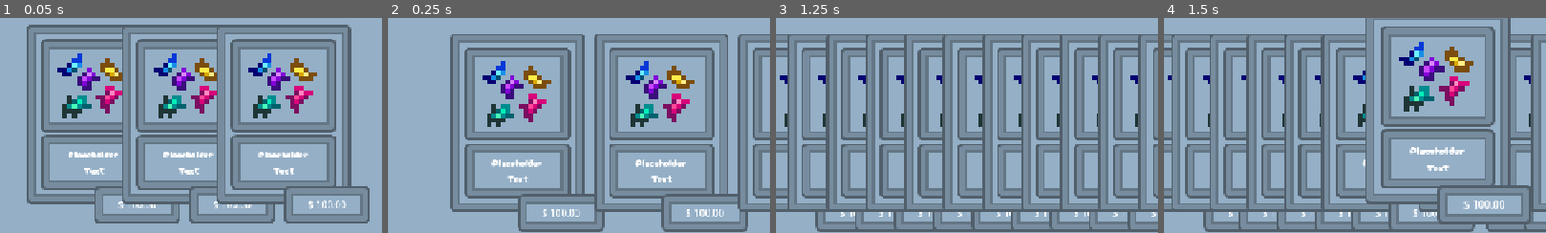
Above: before the commit, frames 1-4 (left to right).
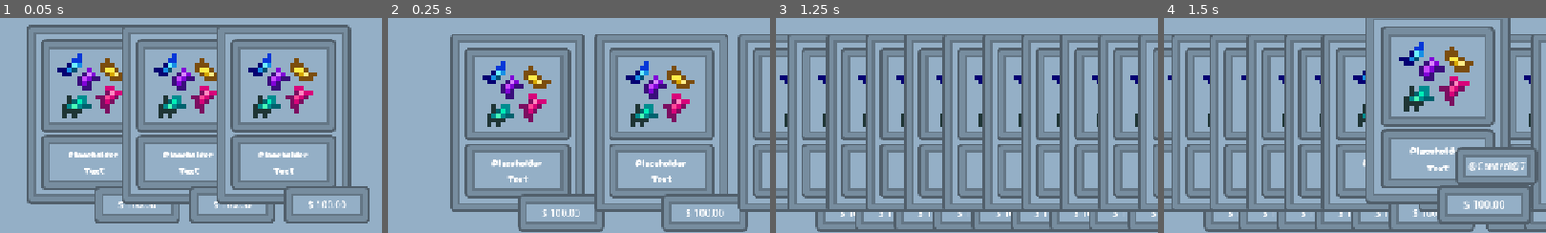
Above: after the commit, the same moments.

Repository: Meoah/Team-Awesome
Game: Godot game, scene res://scenes/ui/pop_ups/shop_popup.tscn
The game is run twice, just before and just after one commit, with the same random seed, the same clock (stepped at 60 frames per second) and the same inputs. This scene is started directly instead of the project's main scene.
Inputs (mouse positions are % of the whole screen's width and height, from its top left):
- Up to frame 1 (0.05 s): no input
- Up to frame 2 (0.25 s): no input
- Up to frame 3 (1.25 s): click "debug" at 0.5 s
- Up to frame 4 (1.5 s): click (51, 45) at 1.25 s
The pictures show only the part of the screen within x 14-64%, y 18-68%; the shares and areas given below are measured in that part.

Frames 1-3 are identical in both runs. In frame 4, 2.9% of the frame differs, in the area x 76-98%, y 60-78%.

Commit message:
Tooltips are in

Diff:
--- a/scenes/game_manager.tscn
+++ b/scenes/game_manager.tscn
@@ -6,8 +6,9 @@
 [ext_resource type="PackedScene" uid="uid://4wis367byvft" path="res://scenes/game/daytime_main.tscn" id="3_q8mjp"]
 [ext_resource type="PackedScene" uid="uid://bb56yinlycgxk" path="res://scenes/ui/pop_ups/blocker.tscn" id="3_udu3i"]
 [ext_resource type="PackedScene" uid="uid://d2bt5ycjrdnix" path="res://scenes/game/nighttime_main.tscn" id="4_jdad8"]
+[ext_resource type="PackedScene" uid="uid://6k5qd37wt7aa" path="res://scenes/ui/tooltip_layer.tscn" id="7_q8mjp"]
 
-[node name="GameManager" type="Control" node_paths=PackedStringArray("scene_root", "popup_queue")]
+[node name="GameManager" type="Control" node_paths=PackedStringArray("scene_root", "popup_queue", "tooltip_layer")]
 layout_mode = 3
 anchors_preset = 15
 anchor_right = 1.0
@@ -17,6 +18,7 @@
 script = ExtResource("1_hwd4i")
 scene_root = NodePath("SceneRoot")
 popup_queue = NodePath("PopupQueue")
+tooltip_layer = NodePath("TooltipLayer")
 main_menu_scene = ExtResource("2_ternb")
 daytime_scene = ExtResource("3_q8mjp")
 nighttime_scene = ExtResource("4_jdad8")
@@ -44,3 +46,7 @@
 
 [node name="Blocker" parent="PopupQueue" instance=ExtResource("3_udu3i")]
 layout_mode = 1
+
+[node name="TooltipLayer" parent="." instance=ExtResource("7_q8mjp")]
+z_index = 2
+layout_mode = 1
--- /dev/null
+++ b/scenes/tooltip.gd
@@ -0,0 +1,54 @@
+extends Control
+class_name TooltipLayer
+
+@export var tooltip_panel : Control
+@export var tooltip_label : Label
+
+const TOOLTIP_OFFSET : Vector2 = Vector2(18, 18)
+const SCREEN_MARGIN : Vector2 = Vector2(8, 8)
+
+func _ready() -> void:
+	# Ensures the tooltip is on top, not initially visible, and set to ignore the mouse.
+	tooltip_panel.visible = false
+	tooltip_panel.mouse_filter = Control.MOUSE_FILTER_IGNORE
+	tooltip_panel.z_index = 100
+
+# Sets the text then attempts to set the tooltip to the target location.
+func _show_tooltip(target_global_position : Vector2, incoming_text : String) -> void:
+	tooltip_label.text = incoming_text
+	tooltip_panel.visible = true
+	_set_tooltip_position(target_global_position)
+
+# Makes the tooltip invisible.
+func _hide_tooltip() -> void:
+	tooltip_panel.visible = false
+
+# Only move the tooltip to the specified location.
+func _update_tooltip_position(target_global_position : Vector2) -> void:
+	if !tooltip_panel.visible : return
+	_set_tooltip_position(target_global_position)
+
+# Puts the tooltip in the correct location with respect to the viewport.
+func _set_tooltip_position(target_global_position : Vector2) -> void:
+	# Place near the target.
+	var target_position : Vector2 = target_global_position + TOOLTIP_OFFSET
+
+	# Ensure size is up to date for clamping.
+	tooltip_panel.reset_size()
+
+	# Clamps to viewport so the tooltip does not go offscreen.
+	var viewport_rect : Rect2 = get_viewport().get_visible_rect()
+	var tooltip_size : Vector2 = tooltip_panel.size
+	target_position.x = clamp(
+		target_position.x,
+		viewport_rect.position.x + SCREEN_MARGIN.x,
+		viewport_rect.end.x - tooltip_size.x - SCREEN_MARGIN.x
+	)
+	target_position.y = clamp(
+		target_position.y,
+		viewport_rect.position.y + SCREEN_MARGIN.y,
+		viewport_rect.end.y - tooltip_size.y - SCREEN_MARGIN.y
+	)
+
+	# Sets the tooltip.
+	tooltip_panel.global_position = target_position
--- a/scenes/ui/pop_ups/shop/card.tscn
+++ b/scenes/ui/pop_ups/shop/card.tscn
@@ -8,13 +8,14 @@
 [sub_resource type="LabelSettings" id="LabelSettings_p5rlq"]
 font = ExtResource("4_al21x")
 
-[node name="Card" type="Control"]
+[node name="Card" type="Control" node_paths=PackedStringArray("card_name")]
 custom_minimum_size = Vector2(225, 300)
 layout_mode = 3
 anchor_right = 0.17600001
 anchor_bottom = 0.40100002
 offset_right = -0.28001404
 script = ExtResource("1_bcowh")
+card_name = NodePath("CardFront/MarginContainer/VBoxContainer/Details/MarginContainer/Label")
 
 [node name="CardFront" type="NinePatchRect" parent="."]
 layout_mode = 1
--- /dev/null
+++ b/scenes/ui/tooltip_layer.tscn
@@ -0,0 +1,43 @@
+[gd_scene load_steps=4 format=3 uid="uid://6k5qd37wt7aa"]
+
+[ext_resource type="Script" uid="uid://cpcgm03b1g8xn" path="res://scenes/tooltip.gd" id="1_gc7l6"]
+[ext_resource type="Texture2D" uid="uid://bubkm6extv28x" path="res://assets/textures/ui/panel_grey.png" id="2_scnmh"]
+
+[sub_resource type="StyleBoxTexture" id="StyleBoxTexture_jdad8"]
+
+[node name="TooltipLayer" type="Control" node_paths=PackedStringArray("tooltip_panel", "tooltip_label")]
+z_index = 2
+layout_mode = 3
+anchors_preset = 15
+anchor_right = 1.0
+anchor_bottom = 1.0
+grow_horizontal = 2
+grow_vertical = 2
+mouse_filter = 2
+script = ExtResource("1_gc7l6")
+tooltip_panel = NodePath("Tooltip")
+tooltip_label = NodePath("Tooltip/MarginContainer/Label")
+
+[node name="Tooltip" type="PanelContainer" parent="."]
+layout_mode = 1
+offset_right = 41.0
+offset_bottom = 63.0
+theme_override_styles/panel = SubResource("StyleBoxTexture_jdad8")
+
+[node name="NinePatchRect" type="NinePatchRect" parent="Tooltip"]
+layout_mode = 2
+texture = ExtResource("2_scnmh")
+patch_margin_left = 16
+patch_margin_top = 16
+patch_margin_right = 16
+patch_margin_bottom = 16
+
+[node name="MarginContainer" type="MarginContainer" parent="Tooltip"]
+layout_mode = 2
+theme_override_constants/margin_left = 20
+theme_override_constants/margin_top = 20
+theme_override_constants/margin_right = 20
+theme_override_constants/margin_bottom = 20
+
+[node name="Label" type="Label" parent="Tooltip/MarginContainer"]
+layout_mode = 2
--- a/scripts/managers/game_manager.gd
+++ b/scripts/managers/game_manager.gd
@@ -9,6 +9,7 @@
 # Nodes
 @export var scene_root : Control
 @export var popup_queue : PopupQueue
+@export var tooltip_layer : TooltipLayer
 # Preloading Scenes
 @export var main_menu_scene : PackedScene
 @export var daytime_scene : PackedScene
@@ -57,6 +58,7 @@
 # Getters.
 func get_current_state() -> State : return state_machine.current_state
 func get_scene_container() -> Control : return scene_root
+func get_tooltip_layer() -> TooltipLayer : return tooltip_layer
 
 ## Requests by other systems. Returns false if invalid transition
 # TODO Might have a bug later with unpause and main menu. We'll see.
--- a/scripts/ui/pop_ups/shop/card.gd
+++ b/scripts/ui/pop_ups/shop/card.gd
@@ -1,9 +1,14 @@
 extends Control
 class_name Card
 
-signal hovered(card: Control)
-signal unhovered(card: Control)
+@export var card_name : Label
 
 func _ready() -> void:
-	mouse_entered.connect(func(): hovered.emit(self))
-	mouse_exited.connect(func(): unhovered.emit(self))
+	tooltip_text = "Card Info Here"
+	pass
+
+func _make_custom_tooltip(for_text: String) -> Object:
+	var label := Label.new()
+	label.text = for_text
+	label.add_theme_color_override("font_color", Color.YELLOW)
+	return label
--- a/scripts/ui/pop_ups/shop/card_stage.gd
+++ b/scripts/ui/pop_ups/shop/card_stage.gd
@@ -33,7 +33,10 @@
 	_update_layout()
 
 func _input(event : InputEvent) -> void:
-	if event is InputEventMouseMotion : _update_mouse_hover()
+	if event is InputEventMouseMotion:
+		_update_mouse_hover()
+		# If a card is hovered, call for the tooltip to be moved.
+		if hovered != null : GameManager.get_tooltip_layer()._update_tooltip_position(get_global_mouse_position())
 
 # Main function to add a card.
 func _add_card(incoming_card : Card) -> void:
@@ -48,10 +51,11 @@
 # Refreshes the cards by scanning each child for valid cards.
 func _refresh_cards() -> void:
 	cards.clear()
-	for valid_card : Card in get_children():
-		cards.append(valid_card)
-		# Ensures the card has the correct mouse filter settings.
-		valid_card.mouse_filter = Control.MOUSE_FILTER_STOP
+	for child in get_children():
+		if child is Card:
+			cards.append(child)
+			# Ensures the card has the correct mouse filter settings.
+			child.mouse_filter = Control.MOUSE_FILTER_STOP
 
 # Action taken when mouse moves on the screen.
 func _update_mouse_hover() -> void:
@@ -73,27 +77,56 @@
 		if hovered != null : _set_hover(null)
 		return
 
-	# Subdivide the available space by the cards present. Assign those as valid bounds.
-	var centers: Array[float] = []
-	centers.resize(base_x.size())
-	for index : int in range(base_x.size()):
-		centers[index] = base_x[index] + CARD_SIZE.x * 0.5
-
-	# Identify which card the mouse is within the bounds for.
-	var hovered_card_index : int = 0
-	for index : int in range(centers.size() - 1):
-		var mid : float = (centers[index] + centers[index + 1]) * 0.5
-		if mouse_local_position.x >= mid:
-			hovered_card_index = index + 1
-
-	# Once hovered card is determined, if it isn't already the hovered card, set it.
-	var hovered_card : Card = cards[hovered_card_index]
+	# Decide which hover method to use.
+	var desired_step : float = CARD_SIZE.x + GAP_SIZE
+	var fills_entire_space : bool = (base_step < desired_step)
+	var hovered_card : Card = null
+
+	# If the entire space is being used, allow mouse passthrough when scanning through cards.
+	if fills_entire_space:
+		# Subdivide the available space by the cards present. Assign those as valid bounds.
+		var centers: Array[float] = []
+		centers.resize(base_x.size())
+		for index : int in range(base_x.size()):
+			centers[index] = base_x[index] + CARD_SIZE.x * 0.5
+
+		# Identify which card the mouse is within the bounds for.
+		var hovered_card_index : int = 0
+		for index : int in range(centers.size() - 1):
+			var mid : float = (centers[index] + centers[index + 1]) * 0.5
+			if mouse_local_position.x >= mid:
+				hovered_card_index = index + 1
+
+		hovered_card = cards[hovered_card_index]
+		if hovered_card != hovered : _set_hover(hovered_card)
+		return
+
+	# If it doesn't fill the entire space, only hover over the card when mouse is actually over a card.
+	var highest_z_index : int = -1
+
+	for current_card : Card in cards:
+		if !current_card.visible : continue
+
+		if current_card.get_global_rect().has_point(mouse_global_position):
+			if current_card.z_index >= highest_z_index:
+				hovered_card = current_card
+				highest_z_index = current_card.z_index
+
 	if hovered_card != hovered : _set_hover(hovered_card)
 
 # Sets the hovered card.
 func _set_hover(incoming_card : Card) -> void:
+	if hovered == incoming_card : return
 	hovered = incoming_card
+
+	# Shows tooltip on cursor if hovered over.
+	if hovered == null : GameManager.get_tooltip_layer()._hide_tooltip()
+	else : GameManager.get_tooltip_layer()._show_tooltip(get_global_mouse_position(), _get_hover_tooltip_text(hovered))
+
 	_update_layout()
+
+func _get_hover_tooltip_text(incoming_card : Card) -> String:
+	return incoming_card.name
 
 # Main updater
 func _update_layout() -> void:
@@ -129,7 +162,7 @@
 	for index : int in range(number_of_cards):
 		# Set the current card to manipulate and reset its size and pivot.
 		var current_card : Card = cards[index]
-		current_card.size = CARD_SIZE
+		current_card.custom_minimum_size = CARD_SIZE
 		current_card.pivot_offset = current_card.size * 0.5
 
 		# Check if the card if hovered. If so, set the scale to HOVER_SCALE.
@@ -165,7 +198,7 @@
 			y -= HOVER_LIFT_SIZE + added_height * HOVER_LIFT_SCALE
 
 		# Ensures the hovered card is the highest on the z axis.
-		current_card.z_index = (1000 if is_hovered else index)
+		current_card.z_index = (100 if is_hovered else index)
 
 		# Once all calculations are done, send to the animator.
 		_animate_card(current_card, Vector2(x, y), target_scale)
--- a/scripts/ui/pop_ups/shop_popup.gd
+++ b/scripts/ui/pop_ups/shop_popup.gd
@@ -1,19 +1,21 @@
 extends BasePopup
 class_name ShopPopup
 
-@export var card_stage: Control
-@export var card_scene: PackedScene
+@export var card_stage : Control
+@export var card_scene : PackedScene
 
 func _ready() -> void:
-	card_stage._add_card(card_scene.instantiate())
-	card_stage._add_card(card_scene.instantiate())
-	card_stage._add_card(card_scene.instantiate())
+	card_stage._add_card(prep_card())
+	card_stage._add_card(prep_card())
+	card_stage._add_card(prep_card())
 
+func prep_card(_card_data : Dictionary = {}) -> Card:
+	var new_card : Card = card_scene.instantiate()
+	return new_card
 
 func _on_button_pressed() -> void:
-	if card_scene:
-		for each in range(10):
-			card_stage._add_card(card_scene.instantiate())
+	for each in range(10):
+		card_stage._add_card(prep_card())
 
 
 func _on_back_pressed() -> void:
Not shown: 1 places in scenes/game_manager.tscn that only renumber resources
Not shown, added: scenes/tooltip.gd.uid
